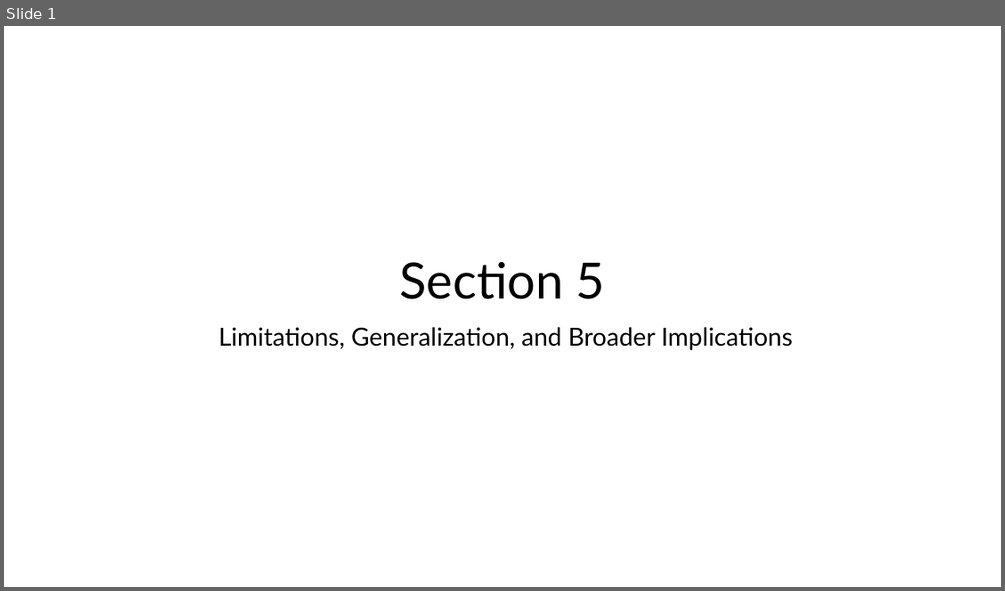
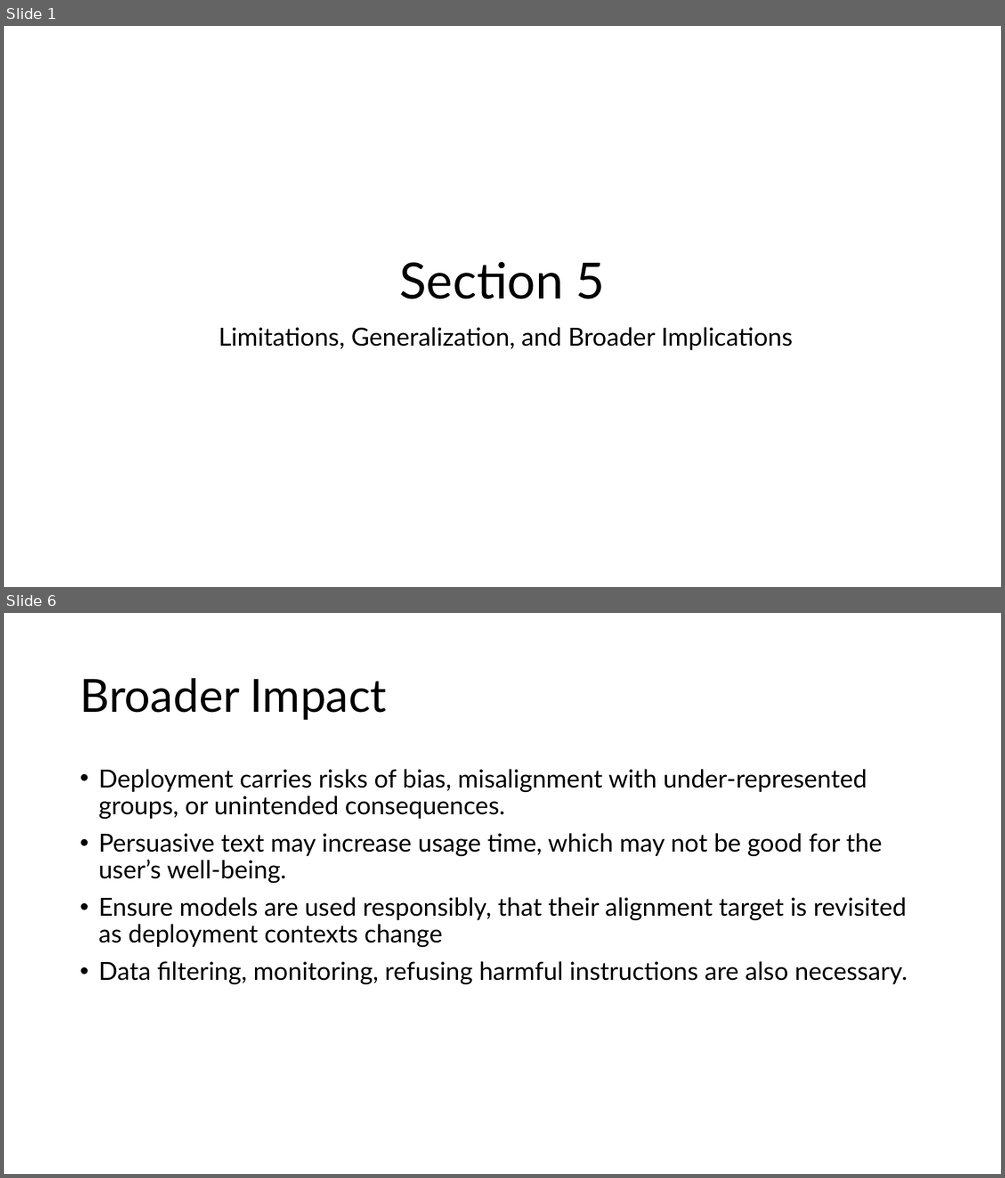
Before and after one commit to logus2k/genai_paper, a slide deck: section5/section5.pptx. Shown one above the other, each under a label of ours: slide 1 before the commit, slides 1 and 6 after it; the slides between them are not shown. The pictures are 1005x591 and 1005x1178 pixels, drawn with LibreOffice and Linux fonts; fonts in the diff are those of the drawing. Boxes give left, top, right and bottom in pixels: in the first picture for what was removed or moved away, otherwise in the second. Text is boxed around its words. In the diff, an @@ line names an element or a change of style, - is before the commit and + after.

```diff
--- a/section5/section5.pptx
+++ b/section5/section5.pptx
@@ slide 6 added at bbox=[4, 613, 1001, 1174], background #FFFFFF @@
@@ title added at bbox=[80, 678, 387, 720], 44 pt, text #000000 @@
+Broader Impact
@@ text added at bbox=[98, 769, 907, 984], 24 pt, text #000000 @@
+• Deployment carries risks of bias, misalignment with under‐represented groups, or unintended consequences.
+• Persuasive text may increase usage time, which may not be good for the user’s well-being.
+• Ensure models are used responsibly, that their alignment target is revisited as deployment contexts change
+• Data filtering, monitoring, refusing harmful instructions are also necessary.
```
Also in this commit, not shown: 4 other slides added, 1 slide removed, 1 other file.
